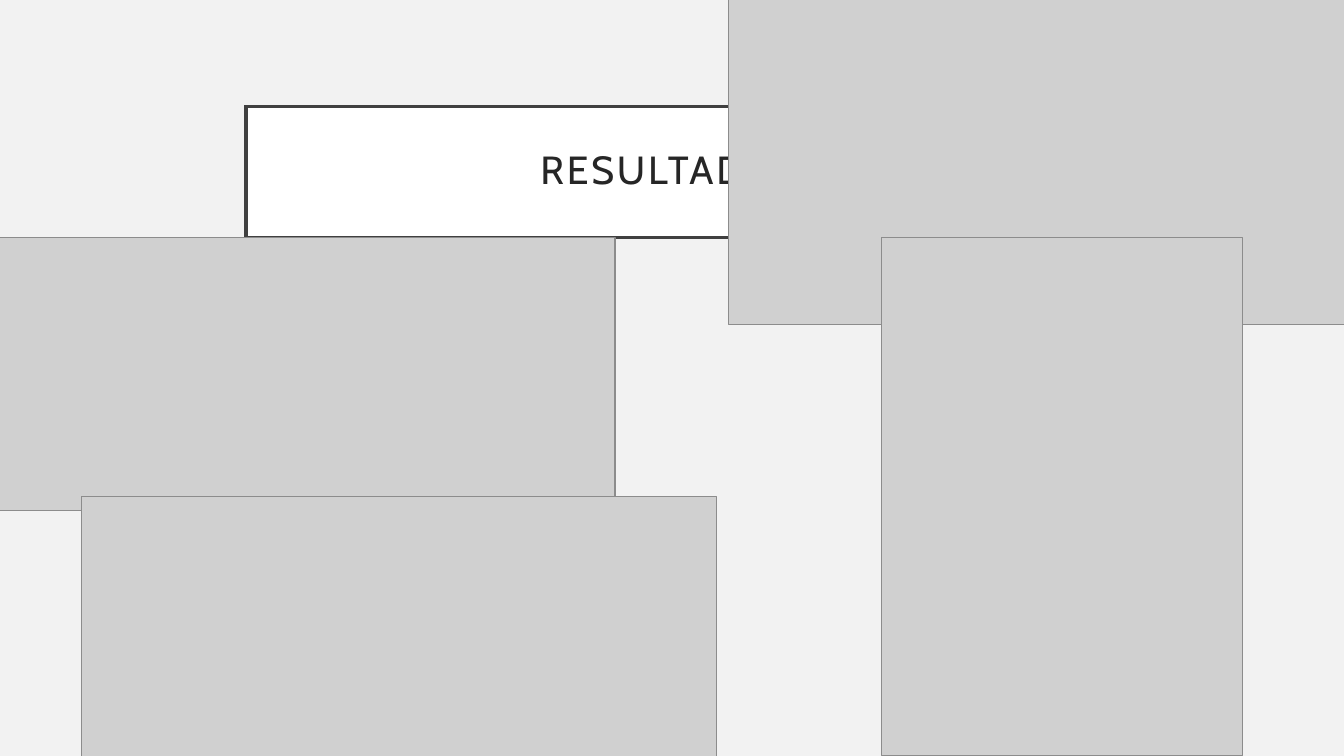
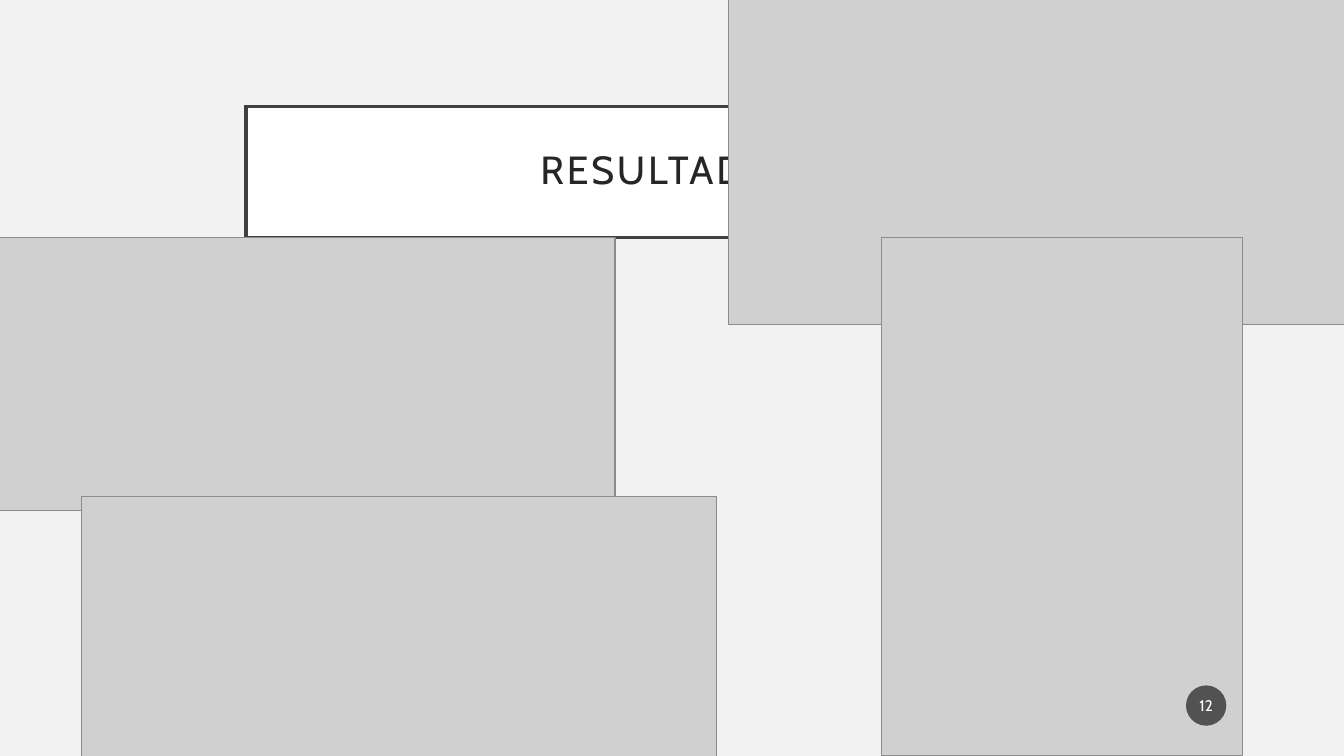
Before and after one commit to Hugoverissimo21/sorting-algorithms, a slide deck: slide 12 of slides.pptx. Drawn at 1344x756 pixels with LibreOffice and Linux fonts; fonts in the diff are those of the drawing; grey boxes stand for pictures. Boxes give left, top, right and bottom in pixels: in the first picture for what was removed or moved away, otherwise in the second. Text is boxed around its words. In the diff, an @@ line names an element or a change of style, - is before the commit and + after.

```diff
--- a/slides.pptx
+++ b/slides.pptx
@@ page number added at box(1187, 686, 1227, 726), fill #1D1D1D at 70% opacity, 11 pt, text #FFFFFF @@
+12
```
Also in this commit, not shown: 10 other slides changed, 1 slide added, 1 slide removed.
